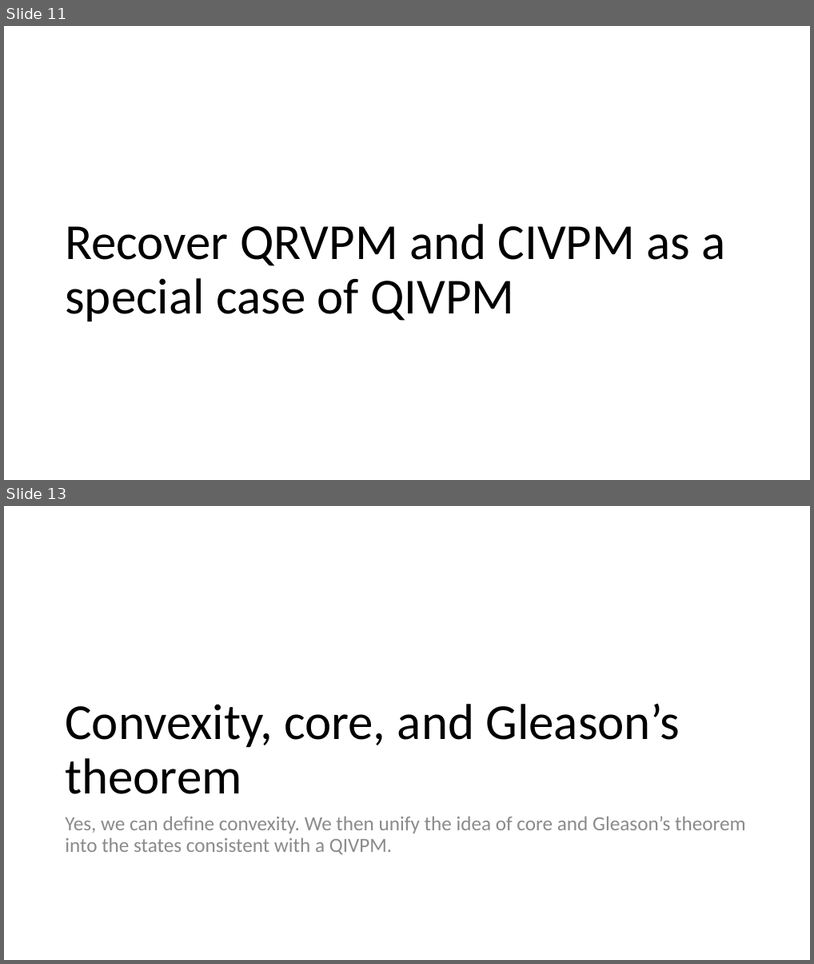
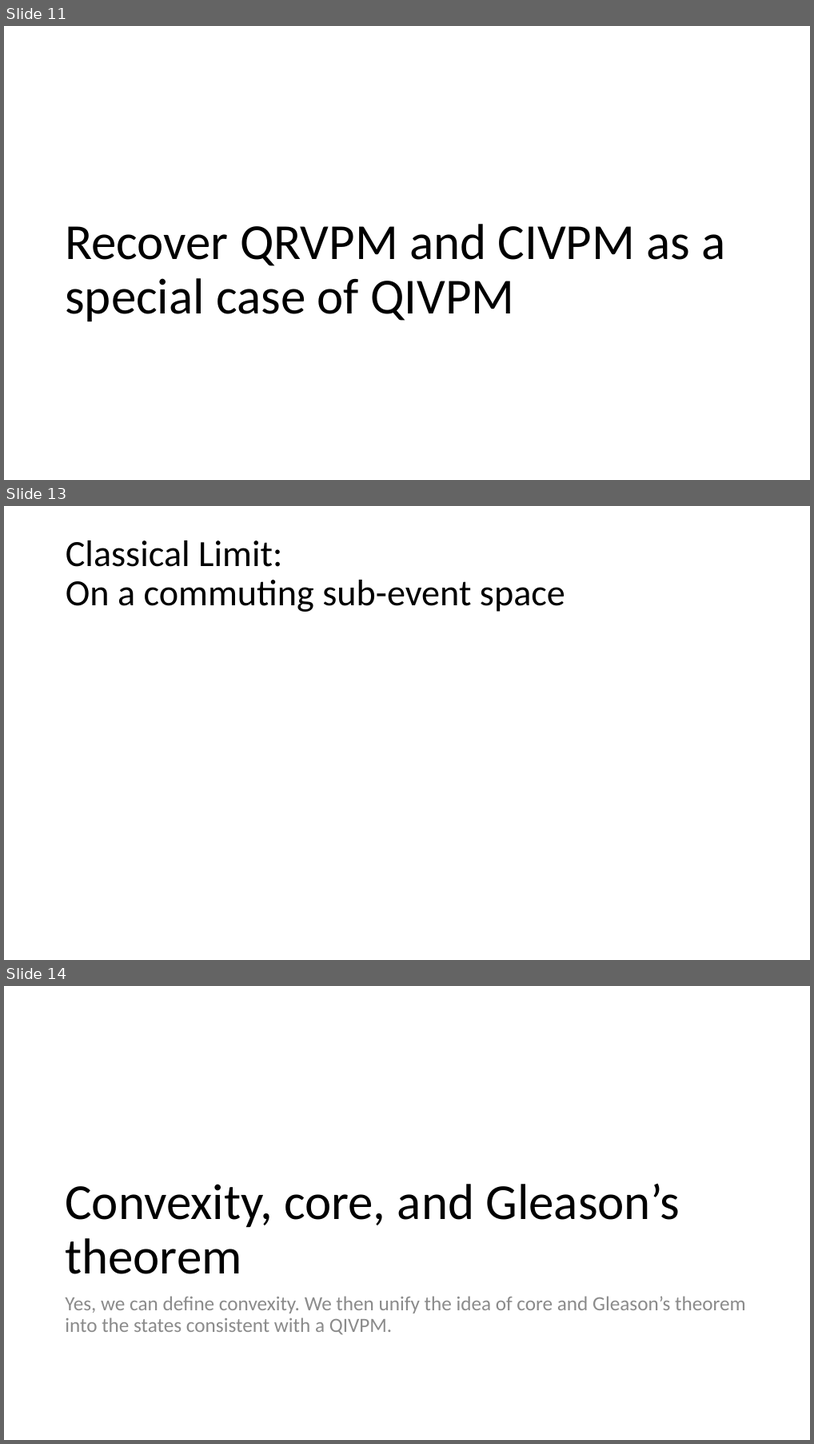
Before and after one commit to yuttai/Contextuality-and-Nonlocality-in-Discrete-Quantum-Theory, a slide deck: prop_letter.pptx. Shown one above the other, each under a label of ours: slides 11 and 13 before the commit, slides 11, 13 and 14 after it; the slides between them are not shown. The pictures are 814x964 and 814x1444 pixels, drawn with LibreOffice and Linux fonts; fonts in the diff are those of the drawing; grey boxes stand for pictures. Boxes give left, top, right and bottom in pixels: in the first picture for what was removed or moved away, otherwise in the second. Text is boxed around its words. In the diff, an @@ line names an element or a change of style, - is before the commit and + after.

```diff
--- a/prop_letter.pptx
+++ b/prop_letter.pptx
@@ slide 13 added at [4, 506, 810, 960], background #FFFFFF @@
@@ title added at [66, 540, 566, 612], 44 pt, text #000000 @@
+Classical Limit:
+On a commuting sub-event space
@@ what was slide 13 is now slide 14 @@
```
Also in this commit, not shown: 1 slide changed, 2 other files.
